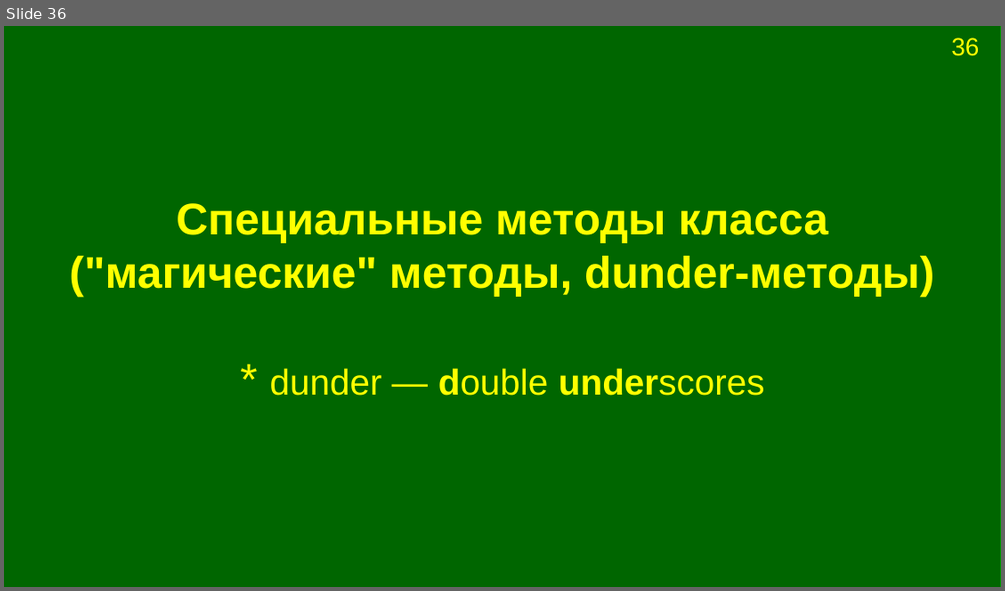
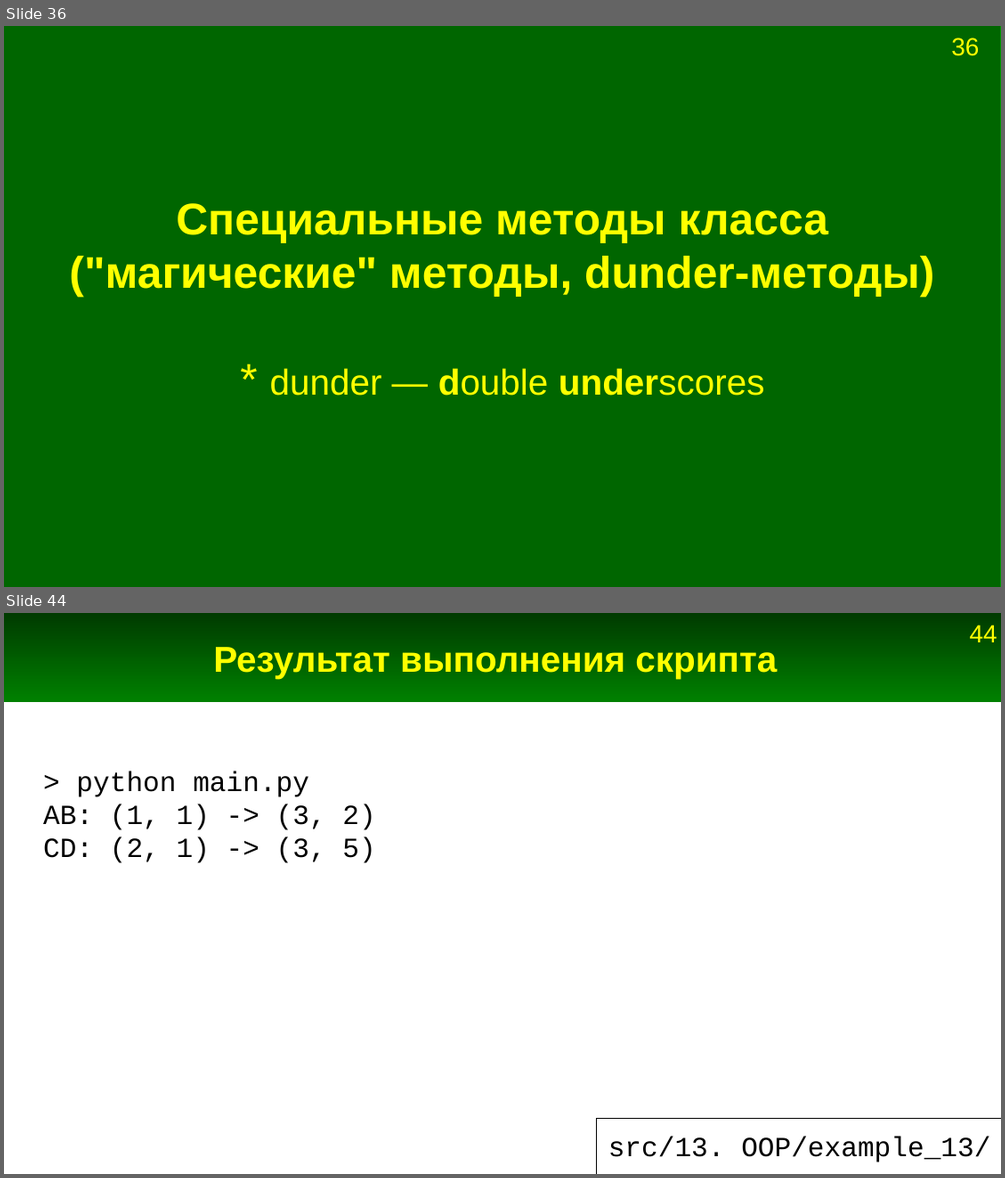
Before and after one commit to Jenyay/python-lectures, a slide deck: presentations/13. OOP.odp. Shown one above the other, each under a label of ours: slide 36 before the commit, slides 36 and 44 after it; the slides between them are not shown. The pictures are 1005x591 and 1005x1178 pixels, drawn with LibreOffice and Linux fonts; fonts in the diff are those of the drawing. Boxes give left, top, right and bottom in pixels: in the first picture for what was removed or moved away, otherwise in the second. Text is boxed around its words. In the diff, an @@ line names an element or a change of style, - is before the commit and + after.

```diff
--- a/presentations/13. OOP.odp
+++ b/presentations/13. OOP.odp
@@ slide 44 added at box(4, 613, 1001, 1174), background #FFFFFF @@
@@ rectangle added at box(4, 613, 1001, 702), fill gradient #003B00 to #008000 @@
@@ page number added at box(970, 625, 997, 642), 18 pt, text #FFFF00 @@
+44
@@ title added at box(213, 647, 777, 678), 26 pt, text #FFFF00, bold @@
+Результат выполнения скрипта
@@ text added at box(43, 771, 375, 863), 20 pt, text #000000 @@
+> python main.py
+AB: (1, 1) -> (3, 2)
+CD: (2, 1) -> (3, 5)
@@ line added from (596, 1118) to (1001, 1118), #000000 0 pt @@
@@ line added from (596, 1118) to (596, 1174), #000000 0 pt @@
@@ title added at box(608, 1136, 990, 1162), 20 pt, text #000000 @@
+src/13. OOP/example_13/
```
Also in this commit, not shown: 5 slides changed, 20 other slides added, 1 slide removed, 18 other files.
